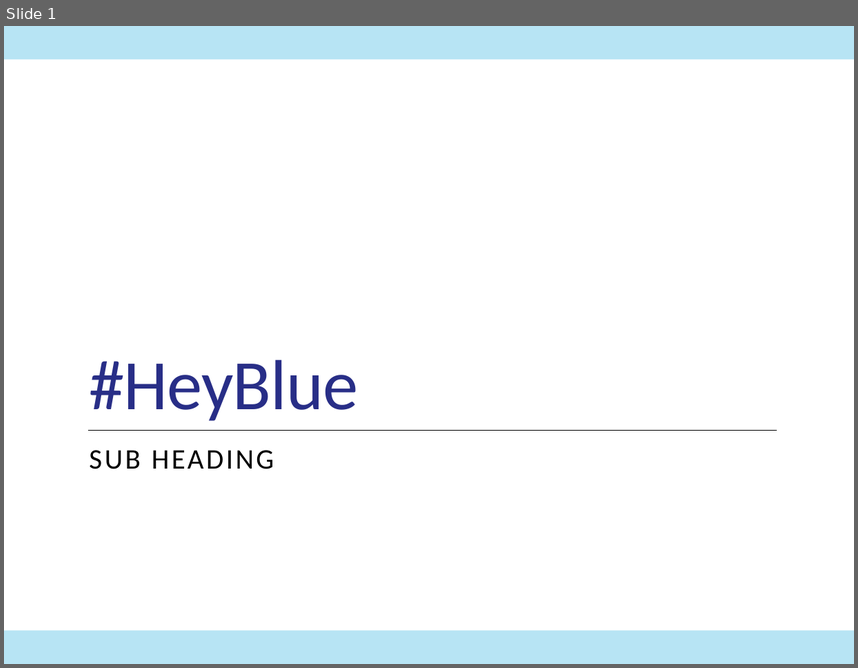
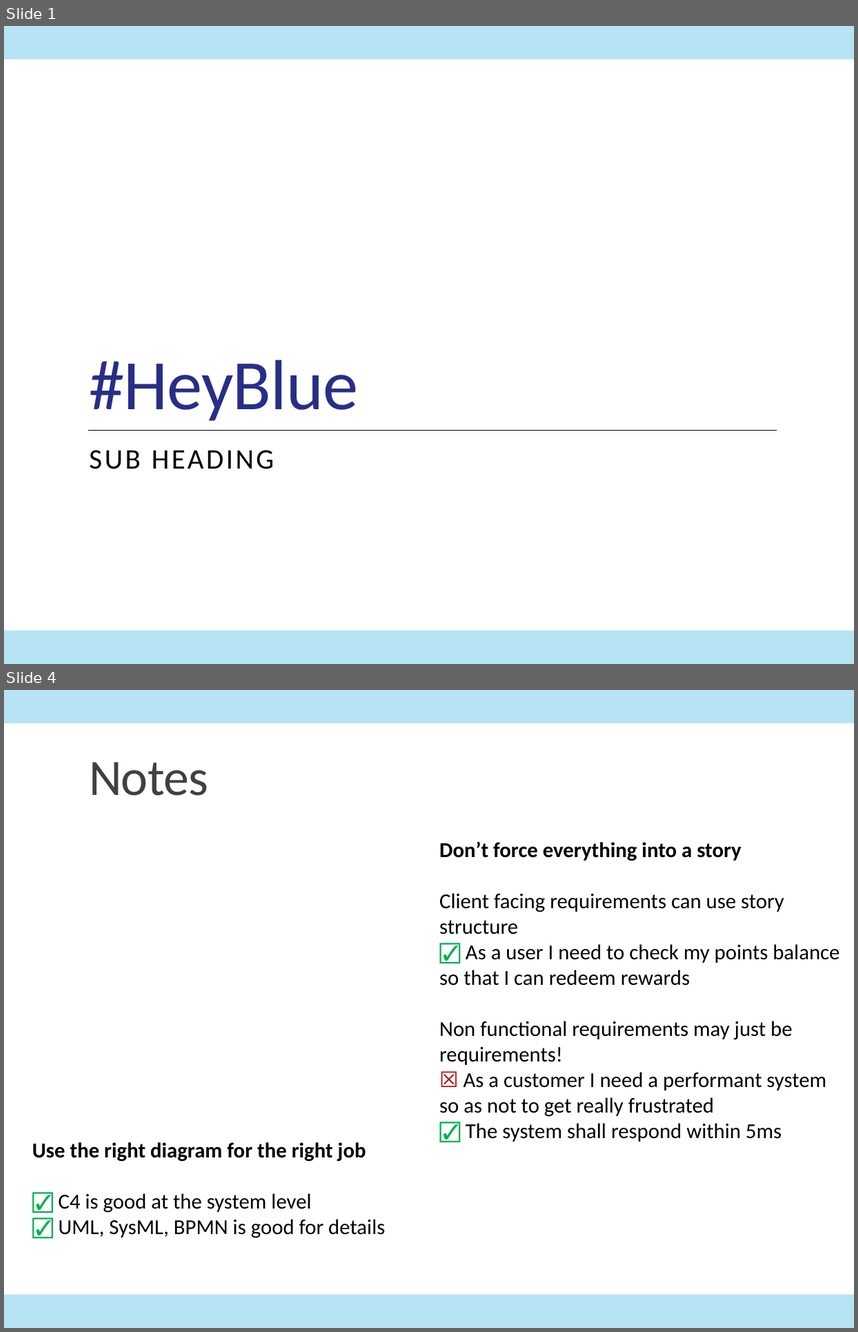
Before and after one commit to ITDependsQ42022/Hey-Blue, a slide deck: HeyBlue.pptx. Shown one above the other, each under a label of ours: slide 1 before the commit, slides 1 and 4 after it; the slides between them are not shown. The pictures are 858x668 and 858x1332 pixels, drawn with LibreOffice and Linux fonts; fonts in the diff are those of the drawing. Boxes give left, top, right and bottom in pixels: in the first picture for what was removed or moved away, otherwise in the second. Text is boxed around its words. In the diff, an @@ line names an element or a change of style, - is before the commit and + after.

Commit message:
Container diagram work, connections and flow

```diff
--- a/HeyBlue.pptx
+++ b/HeyBlue.pptx
@@ slide 4 added at <box>4,690,854,1328</box>, background #FFFFFF; not listed: 2 template elements that a slide beside it also shows @@
@@ title added at <box>89,762,208,796</box>, 43.2 pt, text #404040 @@
+Notes
@@ text added at <box>439,841,840,1141</box>, 18 pt, text #000000 @@
+Don’t force everything into a story
+Client facing requirements can use story structure
+☑ As a user I need to check my points balance so that I can redeem rewards
+Non functional requirements may just be requirements!
+☒ As a customer I need a performant system so as not to get really frustrated
+☑ The system shall respond within 5ms
@@ text added at <box>32,1142,385,1238</box>, 18 pt, text #000000 @@
+Use the right diagram for the right job
+☑ C4 is good at the system level
+☑ UML, SysML, BPMN is good for details
```
Also in this commit, not shown: 2 other slides added, 1 slide removed, 23 other files.
